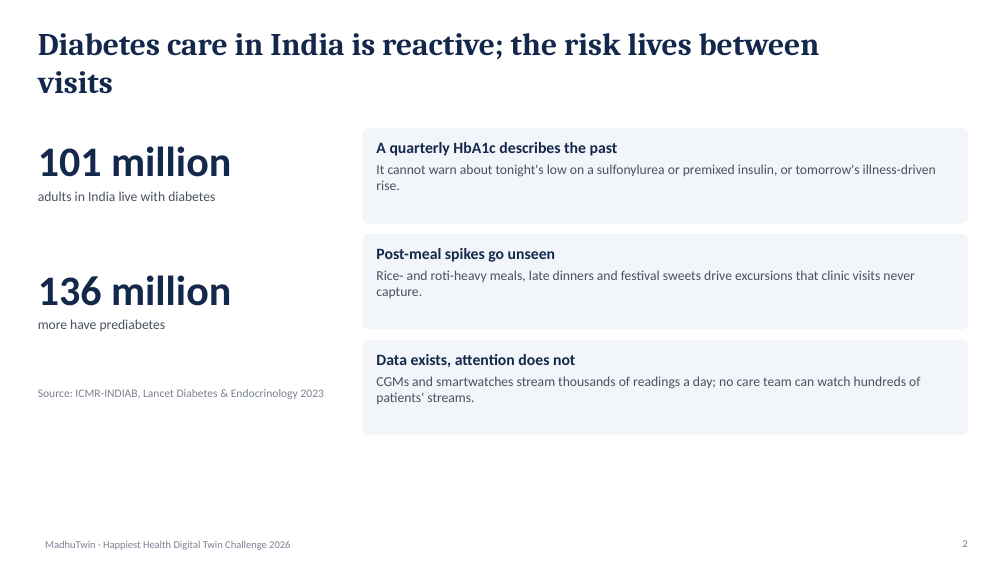
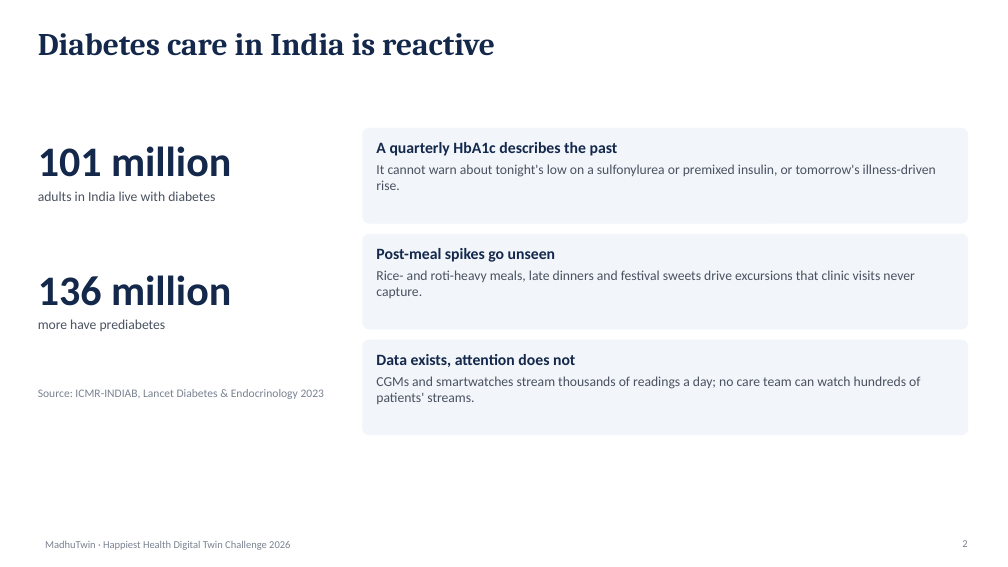
Before and after one commit to ShubAce/MadhuTwin, a slide deck: slide 2 of docs/presentation.pptx. Drawn at 1008x567 pixels with LibreOffice and Linux fonts; fonts in the diff are those of the drawing. Boxes give left, top, right and bottom in pixels: in the first picture for what was removed or moved away, otherwise in the second. Text is boxed around its words. In the diff, an @@ line names an element or a change of style, - is before the commit and + after.

```diff
--- a/docs/presentation.pptx
+++ b/docs/presentation.pptx
@@ text at (x1=38, y1=33, x2=495, y2=56): text changed @@
-Diabetes care in India is reactive; the risk lives between visits
+Diabetes care in India is reactive
```
Also in this commit, not shown: 9 other slides changed, 8 other files.
